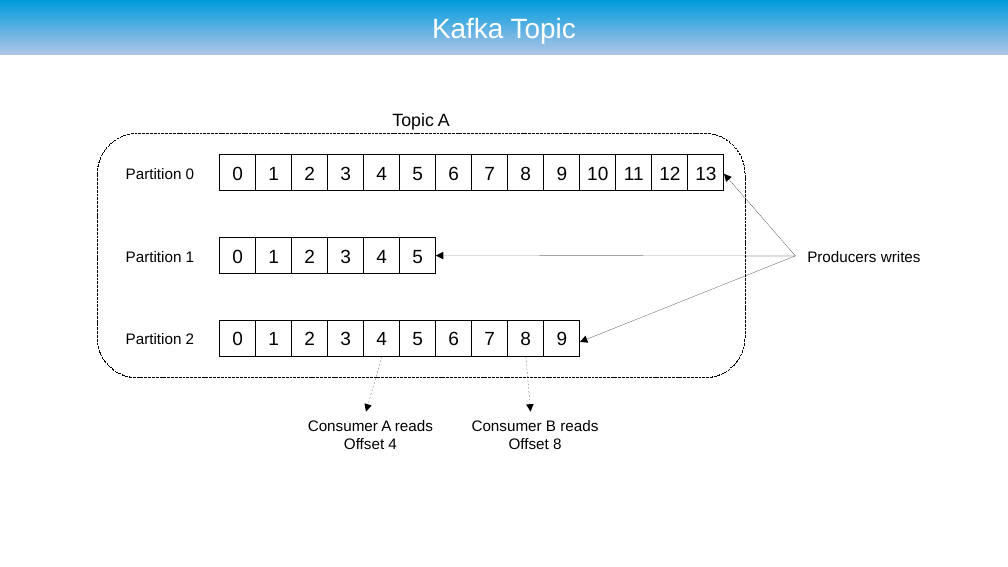
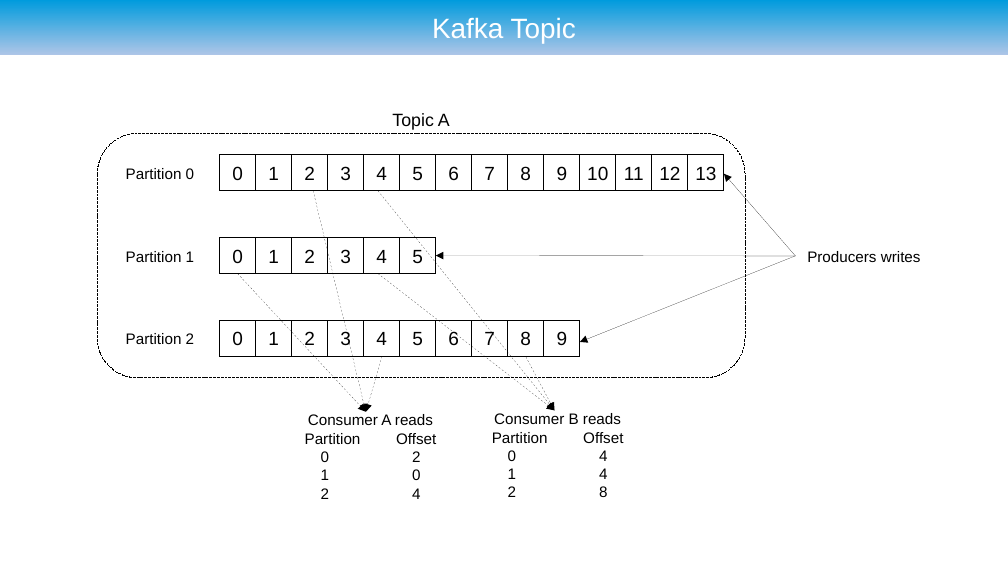
Before and after one commit to ryzlab/kafka-kompetensdag, a slide deck: slide 24 of doc/presentation-umejug.odp (slide 22 before the commit). Drawn at 1008x567 pixels with LibreOffice and Linux fonts; fonts in the diff are those of the drawing; background and template pictures are left out. Boxes give left, top, right and bottom in pixels: in the first picture for what was removed or moved away, otherwise in the second. Text is boxed around its words. In the diff, an @@ line names an element or a change of style, - is before the commit and + after.

```diff
--- a/doc/presentation-umejug.odp
+++ b/doc/presentation-umejug.odp
@@ arrow added from (314, 191) to (366, 412), #000000 0 pt @@
@@ arrow added from (378, 191) to (554, 411), #000000 0 pt @@
@@ arrow added from (238, 273) to (366, 412), #000000 0 pt @@
@@ arrow added from (378, 273) to (554, 411), #000000 0 pt @@
@@ arrow moved from (526, 357) - (531, 412) to (526, 357) - (554, 411) @@
@@ text "Consumer B reads": place and size @@
-text "Consumer B reads" at (472, 420, 598, 449)
+text "Consumer B reads" at (492, 413, 623, 497)
@@ text at (305, 433, 436, 499): text changed @@
-Offset 4
+Partition Offset
+0 2
+1 0
+2 4
@@ text at (492, 432, 623, 497): text changed @@
-Offset 8
+Partition Offset
+0 4
+1 4
+2 8
```
Also in this commit, not shown: 6 other slides changed, 5 slides added, 1 slide removed, 2 other files.
